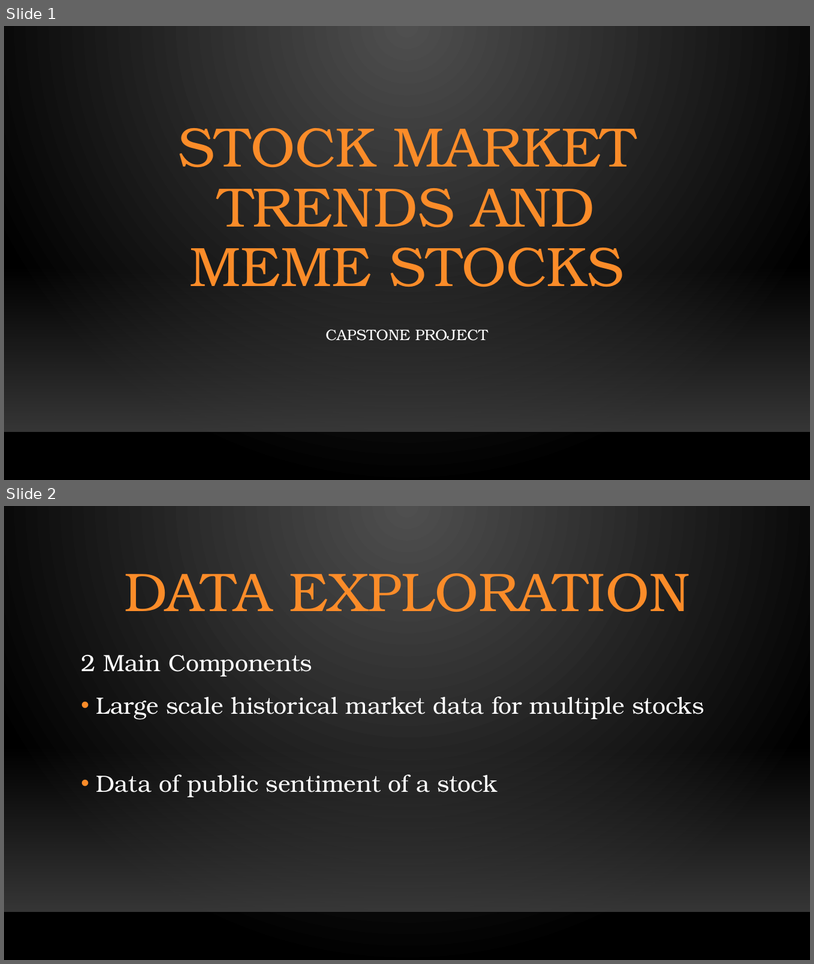
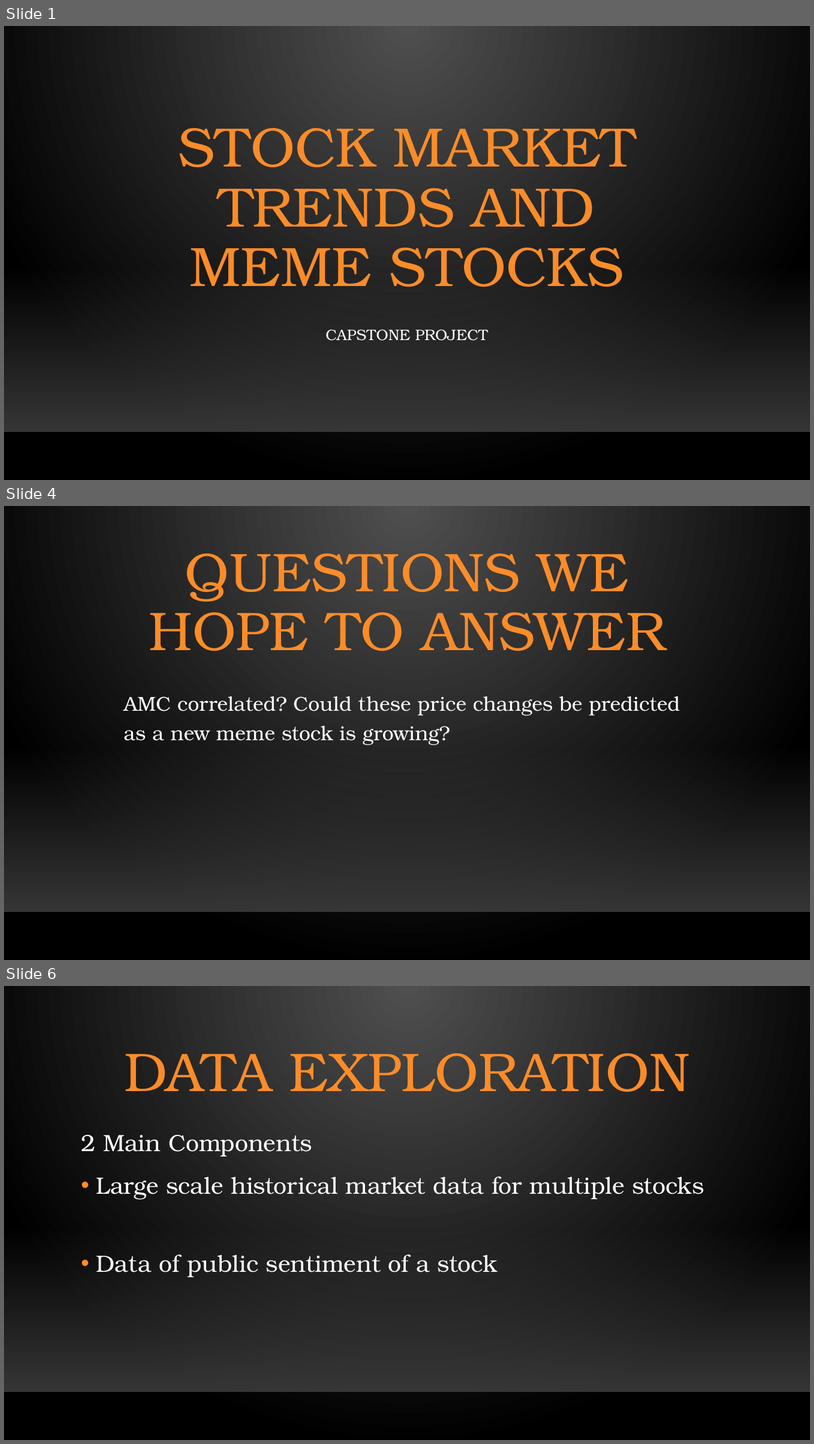
Before and after one commit to LukeMotley/Capstone_Project, a slide deck: Capstone_Presentation.pptx. Shown one above the other, each under a label of ours: slides 1 and 2 before the commit, slides 1, 4 and 6 after it; the slides between them are not shown. The pictures are 814x964 and 814x1444 pixels, drawn with LibreOffice and Linux fonts; fonts in the diff are those of the drawing; background and template pictures are left out. Boxes give left, top, right and bottom in pixels: in the first picture for what was removed or moved away, otherwise in the second. Text is boxed around its words. In the diff, an @@ line names an element or a change of style, - is before the commit and + after.

```diff
--- a/Capstone_Presentation.pptx
+++ b/Capstone_Presentation.pptx
@@ slide 4 added at [4, 506, 810, 960], background gradient #505050 to #000000; not listed: 2 template elements that a slide beside it also shows @@
@@ title added at [149, 553, 665, 651], 64.8 pt, text #FB8C29 @@
+QUESTIONS WE HOPE TO ANSWER
@@ text added at [124, 696, 680, 745], 24 pt, text #FFFFFF @@
+AMC correlated? Could these price changes be predicted as a new meme stock is growing?
@@ what was slide 2 is now slide 6 @@
```
Also in this commit, not shown: 8 other slides added, 1 slide removed.
